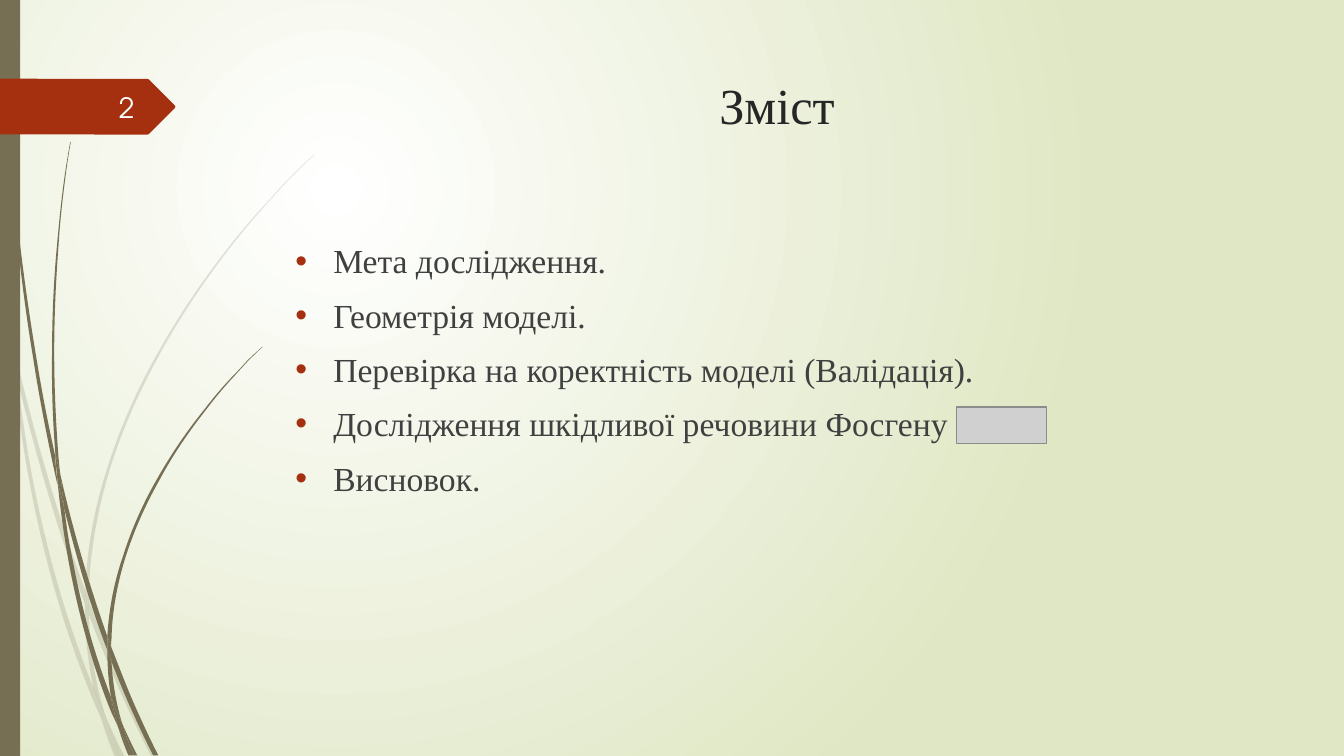
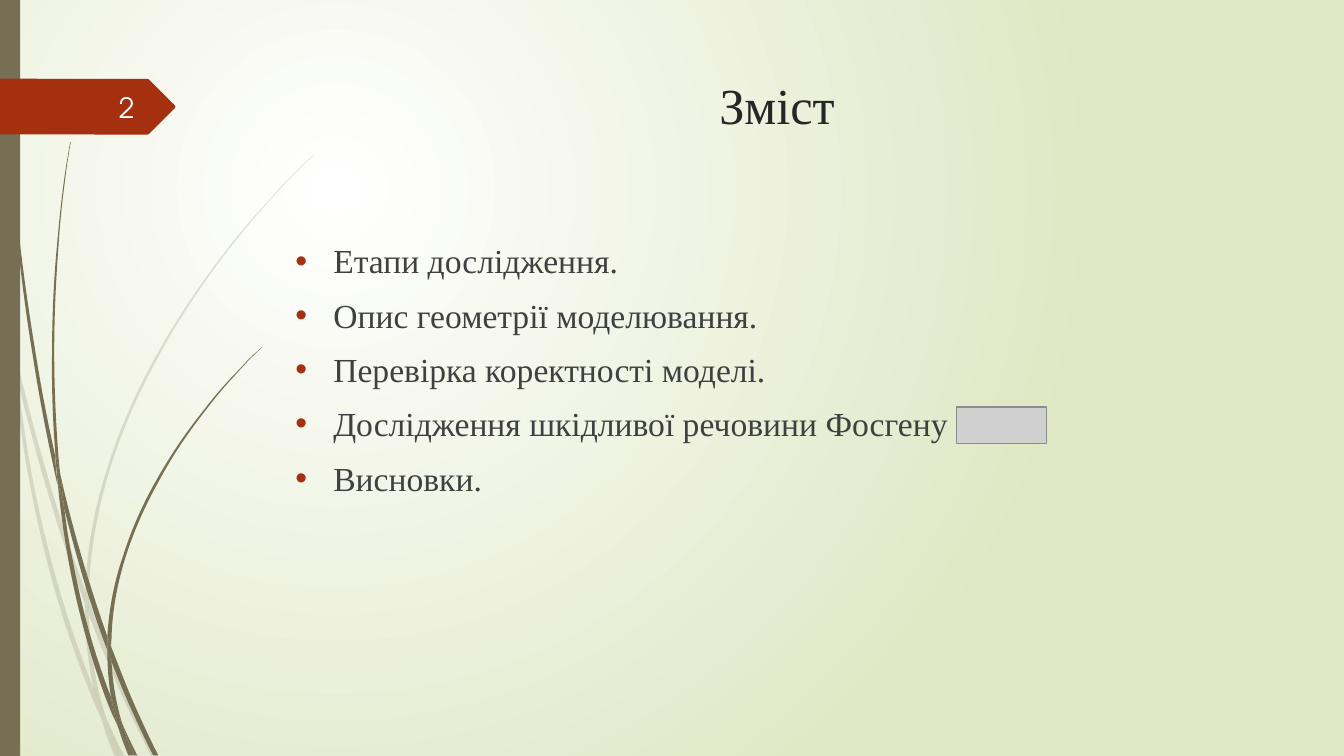
Before and after one commit to npd2020/diploms, a slide deck: slide 2 of a.mulyar/GW/Звіт/Муляр Андрій.pptx. Drawn at 1344x756 pixels with LibreOffice and Linux fonts; fonts in the diff are those of the drawing; grey boxes stand for pictures. Boxes give left, top, right and bottom in pixels: in the first picture for what was removed or moved away, otherwise in the second. Text is boxed around its words. In the diff, an @@ line names an element or a change of style, - is before the commit and + after.

```diff
--- a/a.mulyar/GW/Звіт/Муляр Андрій.pptx
+++ b/a.mulyar/GW/Звіт/Муляр Андрій.pptx
@@ text at (333, 251, 765, 389): text changed @@
-• Мета дослідження.
-• Геометрія моделі.
-• Перевірка на коректність моделі (Валідація).
+• Етапи дослідження.
+• Опис геометрії моделювання.
+• Перевірка коректності моделі.
@@ text at (333, 469, 482, 492): text changed @@
-• Висновок.
+• Висновки.
```
Also in this commit, not shown: 7 other slides changed.
